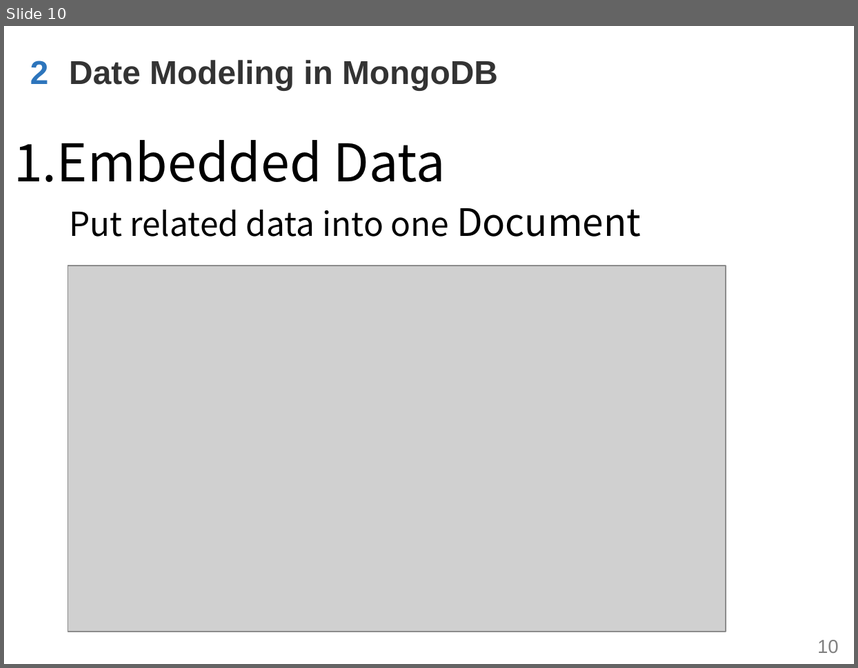
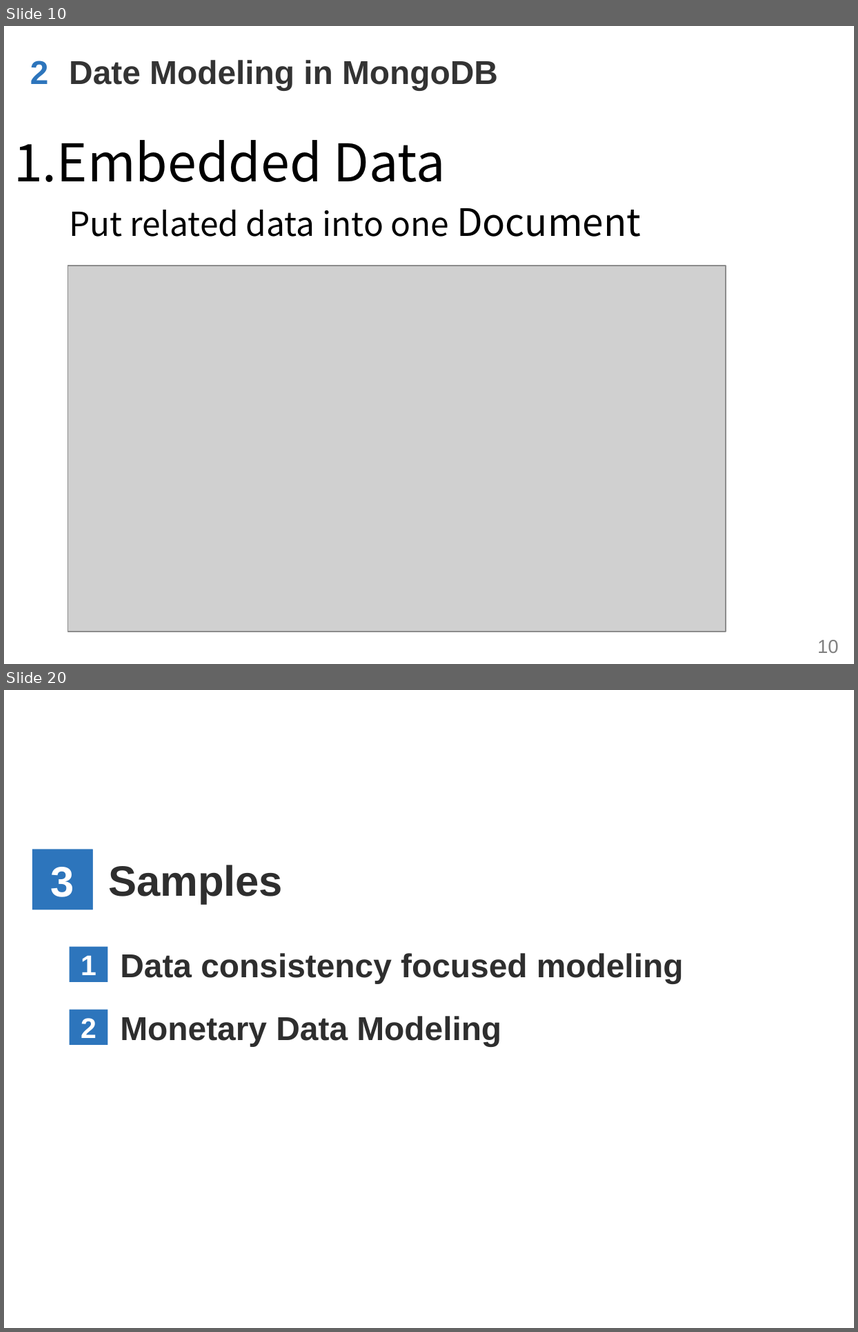
Before and after one commit to WenhaoXu/full-stack-web-course, a slide deck: db/mongodb/2017/materials/MongoDB_CH4_Modeling.pptx. Shown one above the other, each under a label of ours: slide 10 before the commit, slides 10 and 20 after it; the slides between them are not shown. The pictures are 858x668 and 858x1332 pixels, drawn with LibreOffice and Linux fonts; fonts in the diff are those of the drawing; grey boxes stand for pictures; background and template pictures are left out. Boxes give left, top, right and bottom in pixels: in the first picture for what was removed or moved away, otherwise in the second. Text is boxed around its words. In the diff, an @@ line names an element or a change of style, - is before the commit and + after.

Commit message:
[db] Finish CH4 modeling ppt

```diff
--- a/db/mongodb/2017/materials/MongoDB_CH4_Modeling.pptx
+++ b/db/mongodb/2017/materials/MongoDB_CH4_Modeling.pptx
@@ slide 20 added at (4, 690, 854, 1328), background #FFFFFF; not listed: 1 template element that a slide beside it also shows @@
@@ text added at (32, 849, 92, 909), fill #2D75BC, 36 pt, text #FFFFFF, bold @@
+3
@@ text added at (108, 865, 283, 904), 36 pt, text #2E2E2E, bold @@
+Samples
@@ rounded rectangle added at (70, 947, 107, 983), fill #2D75BC, 24 pt, text #FFFFFF, bold @@
+1
@@ text added at (120, 953, 684, 983), 28 pt, text #2E2E2E, bold @@
+Data consistency focused modeling
@@ rounded rectangle added at (70, 1009, 107, 1045), fill #2D75BC, 24 pt, text #FFFFFF, bold @@
+2
@@ text added at (120, 1016, 501, 1046), 28 pt, text #2E2E2E, bold @@
+Monetary Data Modeling
```
Also in this commit, not shown: 1 slide changed, 13 other slides added.
